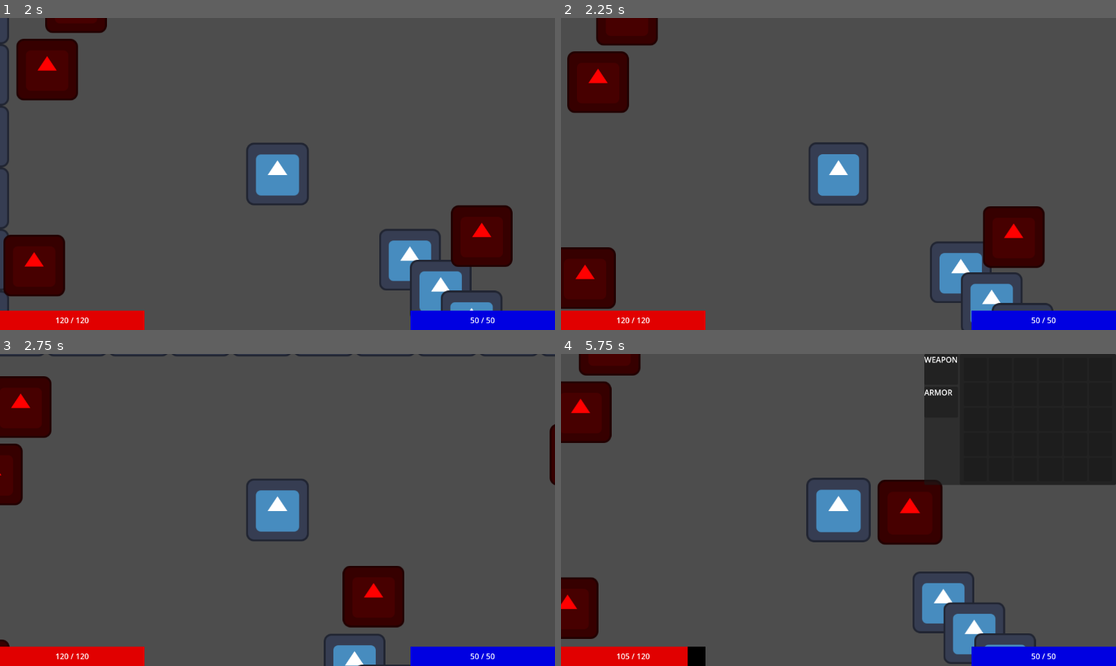
Above: before the commit, frames 1-4 (two rows, left to right).
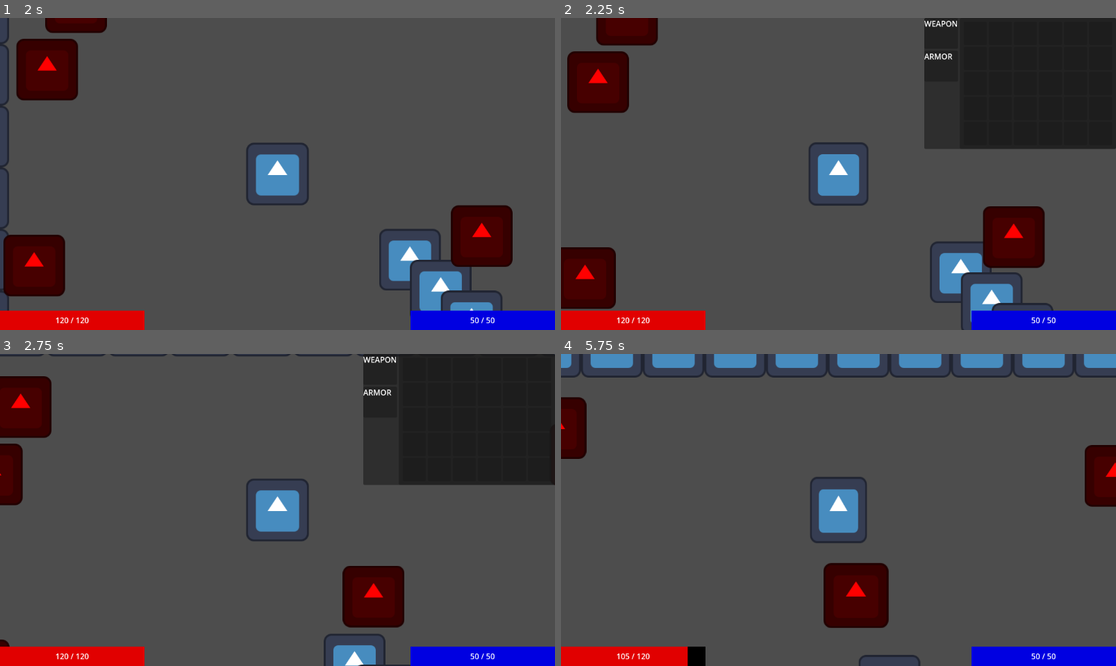
Above: after the commit, the same moments.

Repository: PietPadda/Godot_2D_ARPG
Game: Godot game, scene res://scenes/levels/main.tscn
Same seed, same stepped clock (60 frames per second), same inputs: the game is played once before the commit and once after it. The engine's default icon, where the game draws it, is replaced by a stand-in: a white triangle on a blue panel in a dark square.
Inputs (mouse positions are in pixels of both pictures, inside the frame that each line leads up to):
- Up to frame 1 (2 s): tap Enter at 0.5 s; move the mouse to (399, 158) at 0.52 s; tap Space (attack) at 0.6 s; click (399, 158) at 0.67 s; move the mouse to (166, 189) at 1.27 s; click (166, 189) at 1.35 s
- Up to frame 2 (2.25 s): move the mouse to (894, 105) at 2.02 s; tap I (toggle_character_sheet, bound only after the commit) at 2.1 s; click (894, 105) at 2.17 s
- Up to frame 3 (2.75 s): no input
- Up to frame 4 (5.75 s): move the mouse to (810, 572) at 2.77 s; tap C (toggle_character_sheet, bound only before the commit) at 2.85 s; click (810, 572) at 2.92 s; move the mouse to (938, 369) at 3.52 s; tap Space (attack) at 3.6 s; click (938, 369) at 3.67 s; move the mouse to (938, 400) at 4.27 s; click (938, 400) at 4.35 s; move the mouse to (977, 369) at 5.02 s; tap I (toggle_character_sheet, bound only after the commit) at 5.1 s; click (977, 369) at 5.17 s

Frame 1 is identical in both runs. In frame 2, 14% of the frame differs, in the area x 65-100%, y 0-42%; in frame 3, 14%; in frame 4, 28%, in the area x 0-100%, y 0-100%.

Commit message:
fix(ui): implement correct item swap logic for full inventory

Diff:
--- a/project.godot
+++ b/project.godot
@@ -37,11 +37,6 @@
 "deadzone": 0.2,
 "events": []
 }
-toggle_inventory={
-"deadzone": 0.2,
-"events": [Object(InputEventKey,"resource_local_to_scene":false,"resource_name":"","device":-1,"window_id":0,"alt_pressed":false,"shift_pressed":false,"ctrl_pressed":false,"meta_pressed":false,"pressed":false,"keycode":0,"physical_keycode":73,"key_label":0,"unicode":105,"location":0,"echo":false,"script":null)
-]
-}
 skill_1={
 "deadzone": 0.2,
 "events": [Object(InputEventKey,"resource_local_to_scene":false,"resource_name":"","device":-1,"window_id":0,"alt_press …(191 unchanged characters)…
@@ -64,7 +59,7 @@
 }
 toggle_character_sheet={
 "deadzone": 0.2,
-"events": [Object(InputEventKey,"resource_local_to_scene":fa …(140 unchanged characters)… d":false,"keycode":0,"physical_keycode":67,"key_label":0,"unicode":99,"location":0,"echo":false,"script":null)
+"events": [Object(InputEventKey,"resource_local_to_scene":fa …(140 unchanged characters)… d":false,"keycode":0,"physical_keycode":73,"key_label":0,"unicode":105,"location":0,"echo":false,"script":null)
 ]
 }
 
--- a/scripts/ui/character_sheet.gd
+++ b/scripts/ui/character_sheet.gd
@@ -39,17 +39,21 @@
 	if item_data.equipment_slot == ItemData.EquipmentSlot.NONE:
 		return
 
-	# Check if an item is already in that slot, and unequip it first.
-	var slot_type = item_data.equipment_slot
-	var current_item = equipment_component.equipment_data.equipped_items[slot_type]
+	var item_to_equip = item_data # item in inv
+	var slot_to_fill = item_to_equip.equipment_slot # applicable slot
+	# get current item from the same slot as equipped
+	var currently_equipped_item = equipment_component.equipment_data.equipped_items[slot_to_fill]
 
-	# If a different item is already in that slot, unequip it first.
-	if current_item:
-		_unequip_item(slot_type, current_item)
-
-	equipment_component.equip_item(item_data) # add item to eq
-	inventory_component.remove_item(item_data) # then remove from inv
-	# The redraw will happen automatically via the inventory_changed signal.
+	# equipping/swapping logic
+	if currently_equipped_item == null: # if no item is equipped
+		# Equipping to an EMPTY slot
+		equipment_component.equip_item(item_to_equip) # equip item in inv
+		inventory_component.remove_item(item_to_equip) # remove same item from inv
+	else: # if an item in slot already equipped
+		#  SWAPPING with an equipped item
+		inventory_component.remove_item(item_to_equip) # renove item to equip from inv
+		inventory_component.add_item(currently_equipped_item) # move prev item back to inv
+		equipment_component.equip_item(item_to_equip) # equip item in inv
 
 # When an equipped item is clicked, unequip it.
 func _on_equipment_slot_clicked(slot_type: ItemData.EquipmentSlot, item_data: ItemData) -> void:
